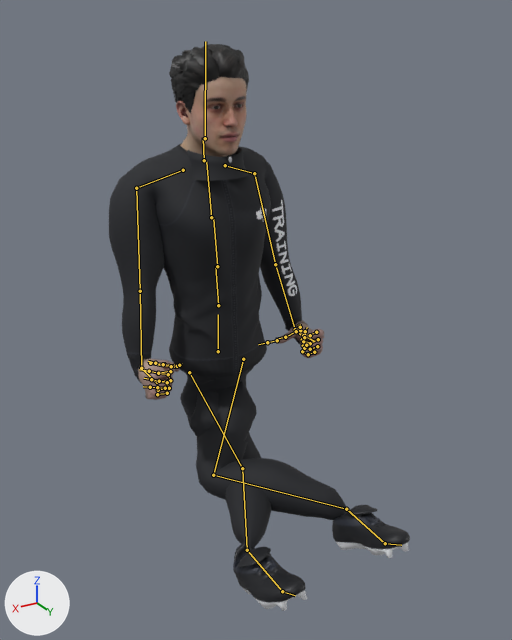
A saved change to the FBX model Assets/Bomio_Exercises/Animations/Anim_Bomio_HipAdduction.fbx.
Both versions are drawn from a camera (50 mm lens) standing at (0.885, 1.532, 1.439) and looking at (0.012, 0.077, 0.712). Lighting does not change. The marker at lower left points along +X, +Y and +Z. The picture after the commit comes second. Both versions are drawn at frame 25 of the action 'Scene'; the numbers are the values there. The bones that change, and the others that lie on the model, are drawn over the model as lines.

Names of what the first picture shows: 'Ch38_Body', 'Ch38_Hair', 'Ch38_Shirt', 'Ch38_Shoes', 'Ch38_Shorts', 'Ch38_Socks', 'Jacket_Collar', 'Jacket_ZipperPull', 'TrackPants_Lower'.
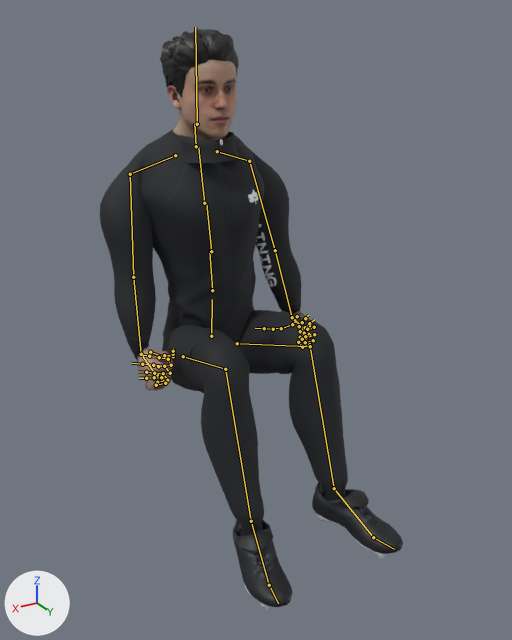
What the commit changed:
Bone 'mixamorig:Hips' (bone_mixamorig_hips) moves from (0.0, -40.8, 13.4) to (0.0, -37.3, 17.4).
Bone 'mixamorig:Hips' (bone_mixamorig_hips) turns from (2, 180, 0) to (4, 180, 0) degrees about its own x, y and z.
Bone 'mixamorig:Spine' (bone_mixamorig_spine) turns from (-2, 0, 0) to (-4, 0, 0) degrees about its own x, y and z.
Bone 'mixamorig:Spine1' (bone_mixamorig_spine1) turns from (-2, 0, 0) to (-4, 0, 0) degrees about its own x, y and z.
Bone 'mixamorig:LeftShoulder' (bone_mixamorig_leftshoulder) turns from (0, 0, -18) to (0, 0, -14) degrees about its own x, y and z.
Bone 'mixamorig:LeftArm' (bone_mixamorig_leftarm) turns from (76, 3, 77) to (91, 15, 153) degrees about its own x, y and z.
Bone 'mixamorig:LeftHand' (bone_mixamorig_lefthand) turns from (-69, -13, 88) to (-147, -5, 114) degrees about its own x, y and z.
Bone 'mixamorig:LeftHandThumb1' (bone_mixamorig_lefthandthumb1) turns from (35, 15, -25) to (40, 18, -28) degrees about its own x, y and z.
Bone 'mixamorig:LeftHandIndex2' (bone_mixamorig_lefthandindex2) turns from (75, 0, 0) to (85, 0, 0) degrees about its own x, y and z.
Bone 'mixamorig:LeftHandMiddle2' (bone_mixamorig_lefthandmiddle2) turns from (80, 0, 0) to (90, 0, 0) degrees about its own x, y and z.
Bone 'mixamorig:LeftHandRing2' (bone_mixamorig_lefthandring2) turns from (80, 0, 0) to (90, 0, 0) degrees about its own x, y and z.
Bone 'mixamorig:LeftHandPinky2' (bone_mixamorig_lefthandpinky2) turns from (80, 0, 0) to (88, 0, 0) degrees about its own x, y and z.
Bone 'mixamorig:RightShoulder' (bone_mixamorig_rightshoulder) turns from (0, 0, 18) to (0, 0, 14) degrees about its own x, y and z.
Bone 'mixamorig:RightArm' (bone_mixamorig_rightarm) turns from (76, -3, -78) to (91, -16, -153) degrees about its own x, y and z.
Bone 'mixamorig:RightHand' (bone_mixamorig_righthand) turns from (-68, 13, -88) to (-146, 6, -115) degrees about its own x, y and z.
Bone 'mixamorig:RightHandThumb1' (bone_mixamorig_righthandthumb1) turns from (35, -15, 25) to (40, -18, 28) degrees about its own x, y and z.
Bone 'mixamorig:RightHandIndex2' (bone_mixamorig_righthandindex2) turns from (75, 0, 0) to (85, 0, 0) degrees about its own x, y and z.
Bone 'mixamorig:RightHandMiddle2' (bone_mixamorig_righthandmiddle2) turns from (80, 0, 0) to (90, 0, 0) degrees about its own x, y and z.
Bone 'mixamorig:RightHandRing2' (bone_mixamorig_righthandring2) turns from (80, 0, 0) to (90, 0, 0) degrees about its own x, y and z.
Bone 'mixamorig:RightHandPinky2' (bone_mixamorig_righthandpinky2) turns from (80, 0, 0) to (88, 0, 0) degrees about its own x, y and z.
Bone 'mixamorig:LeftUpLeg' (bone_mixamorig_leftupleg) turns from (-30, -155, -27) to (117, -6, -8) degrees about its own x, y and z.
Bone 'mixamorig:LeftLeg' (bone_mixamorig_leftleg) turns from (-36, -25, -69) to (-89, 0, 0) degrees about its own x, y and z.
Bone 'mixamorig:LeftFoot' (bone_mixamorig_leftfoot) turns from (62, -150, 27) to (-23, 7, 1) degrees about its own x, y and z.
Bone 'mixamorig:RightUpLeg' (bone_mixamorig_rightupleg) turns from (-21, 164, 21) to (116, 6, 7) degrees about its own x, y and z.
Bone 'mixamorig:RightLeg' (bone_mixamorig_rightleg) turns from (-60, 27, 45) to (-87, 0, 0) degrees about its own x, y and z.
Bone 'mixamorig:RightFoot' (bone_mixamorig_rightfoot) turns from (58, 158, -20) to (-24, -7, -1) degrees about its own x, y and z.

Boxes (x1, y1, x2, y2) around the edits, measured in the pictures (512 x 640 px):
'Ch38_Shirt', posed: before (109, 143, 302, 383); after (100, 129, 302, 367)
'TrackPants_Lower', posed: before (196, 429, 276, 500); after (180, 311, 341, 445)
'Ch38_Socks', posed: before (225, 460, 349, 554); after (205, 405, 348, 536)
'Ch38_Body', posed: before (138, 77, 325, 400); after (137, 60, 306, 391)
'Ch38_Shoes', posed (21% taller): before (233, 505, 410, 611); after (233, 482, 403, 610)
'Ch38_Shorts', posed: before (179, 366, 257, 449); after (162, 310, 277, 391)
'Ch38_Hair', posed: before (169, 44, 249, 113); after (160, 29, 239, 97)
'Jacket_Collar', posed (9% shorter): before (188, 147, 248, 181); after (180, 132, 240, 163)
bone 'mixamorig:Hips', root to tip: before (218, 351) to (218, 314); after (211, 336) to (212, 299)
bone 'mixamorig:Spine', root to tip: before (218, 305) to (215, 265); after (212, 290) to (209, 250)
bone 'mixamorig:Spine1', root to tip: before (217, 266) to (213, 218); after (211, 251) to (206, 203)
bone 'mixamorig:LeftShoulder', root to tip: before (225, 165) to (254, 173); after (217, 151) to (249, 161)
bone 'mixamorig:LeftArm', root to tip: before (254, 173) to (275, 264); after (249, 161) to (275, 250)
bone 'mixamorig:LeftHand', root to tip: before (295, 329) to (314, 341); after (292, 317) to (310, 335)
bone 'mixamorig:LeftHandThumb1', root to tip: before (299, 326) to (296, 333); after (297, 316) to (293, 325)
bone 'mixamorig:LeftHandIndex2', root to tip: before (310, 335) to (300, 333); after (306, 330) to (299, 326)
bone 'mixamorig:LeftHandMiddle2', root to tip: before (310, 343) to (302, 339); after (306, 338) to (300, 331)
bone 'mixamorig:LeftHandRing2', root to tip: before (310, 349) to (303, 345); after (305, 342) to (300, 337)
bone 'mixamorig:LeftHandPinky2', root to tip: before (308, 354) to (302, 351); after (302, 347) to (298, 342)
bone 'mixamorig:RightShoulder', root to tip: before (183, 170) to (136, 188); after (175, 155) to (130, 174)
bone 'mixamorig:RightArm', root to tip: before (136, 188) to (140, 291); after (130, 174) to (133, 277)
bone 'mixamorig:RightHand', root to tip: before (141, 368) to (156, 383); after (141, 354) to (156, 375)
bone 'mixamorig:RightHandThumb1', root to tip: before (150, 363) to (164, 366); after (150, 352) to (164, 357)
bone 'mixamorig:RightHandIndex2', root to tip: before (170, 371) to (171, 366); after (171, 365) to (168, 359)
bone 'mixamorig:RightHandMiddle2', root to tip: before (170, 380) to (168, 374); after (170, 373) to (164, 366)
bone 'mixamorig:RightHandRing2', root to tip: before (169, 388) to (167, 382); after (167, 380) to (163, 373)
bone 'mixamorig:RightHandPinky2', root to tip: before (167, 393) to (165, 388); after (165, 383) to (161, 377)
bone 'mixamorig:LeftUpLeg', root to tip: before (243, 359) to (213, 475); after (237, 343) to (310, 346)
bone 'mixamorig:LeftLeg', root to tip: before (213, 475) to (346, 509); after (310, 346) to (334, 488)
bone 'mixamorig:LeftFoot', root to tip: before (346, 509) to (385, 543); after (334, 488) to (373, 537)
bone 'mixamorig:RightUpLeg', root to tip: before (189, 372) to (242, 468); after (183, 356) to (225, 369)
bone 'mixamorig:RightLeg', root to tip: before (242, 468) to (247, 550); after (225, 369) to (251, 521)
bone 'mixamorig:RightFoot', root to tip: before (247, 550) to (282, 591); after (251, 521) to (269, 585)
